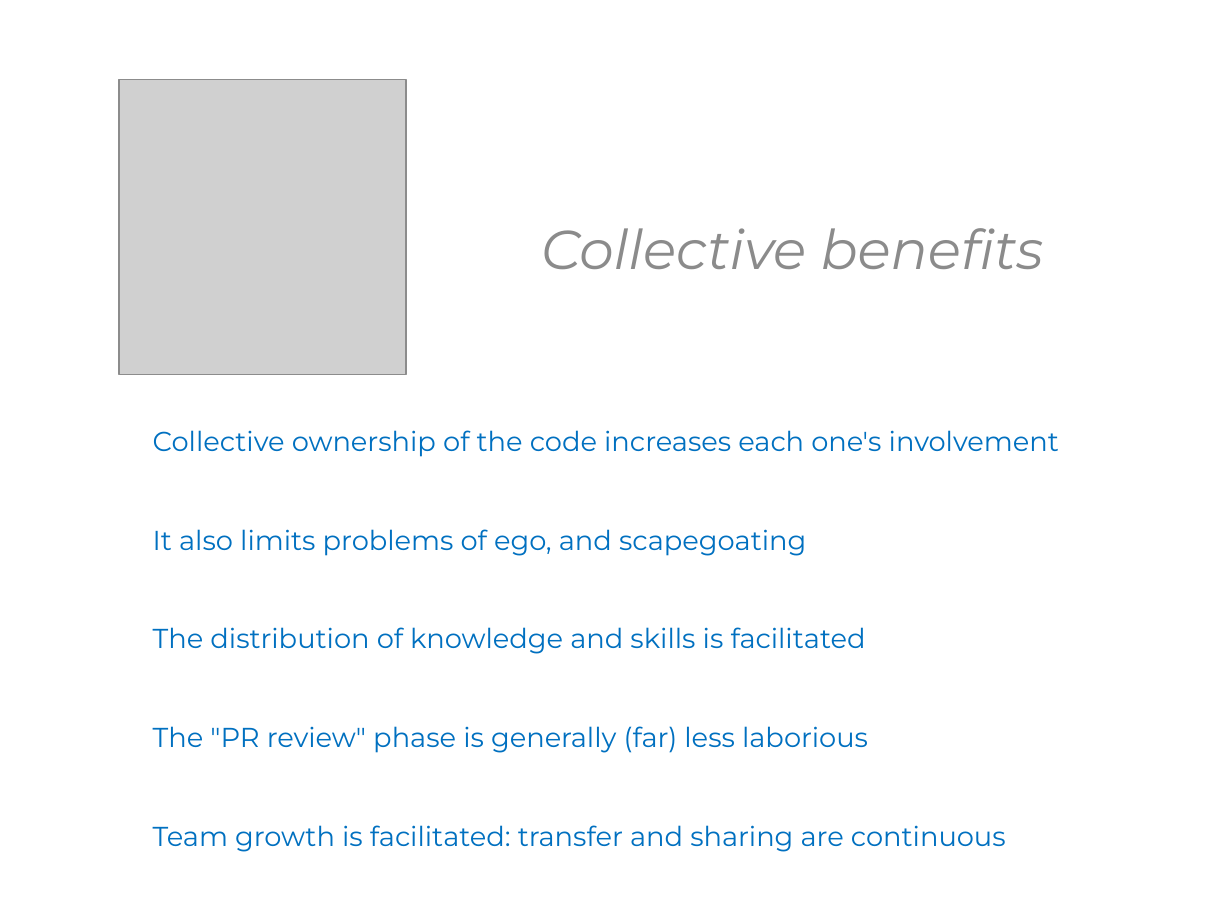
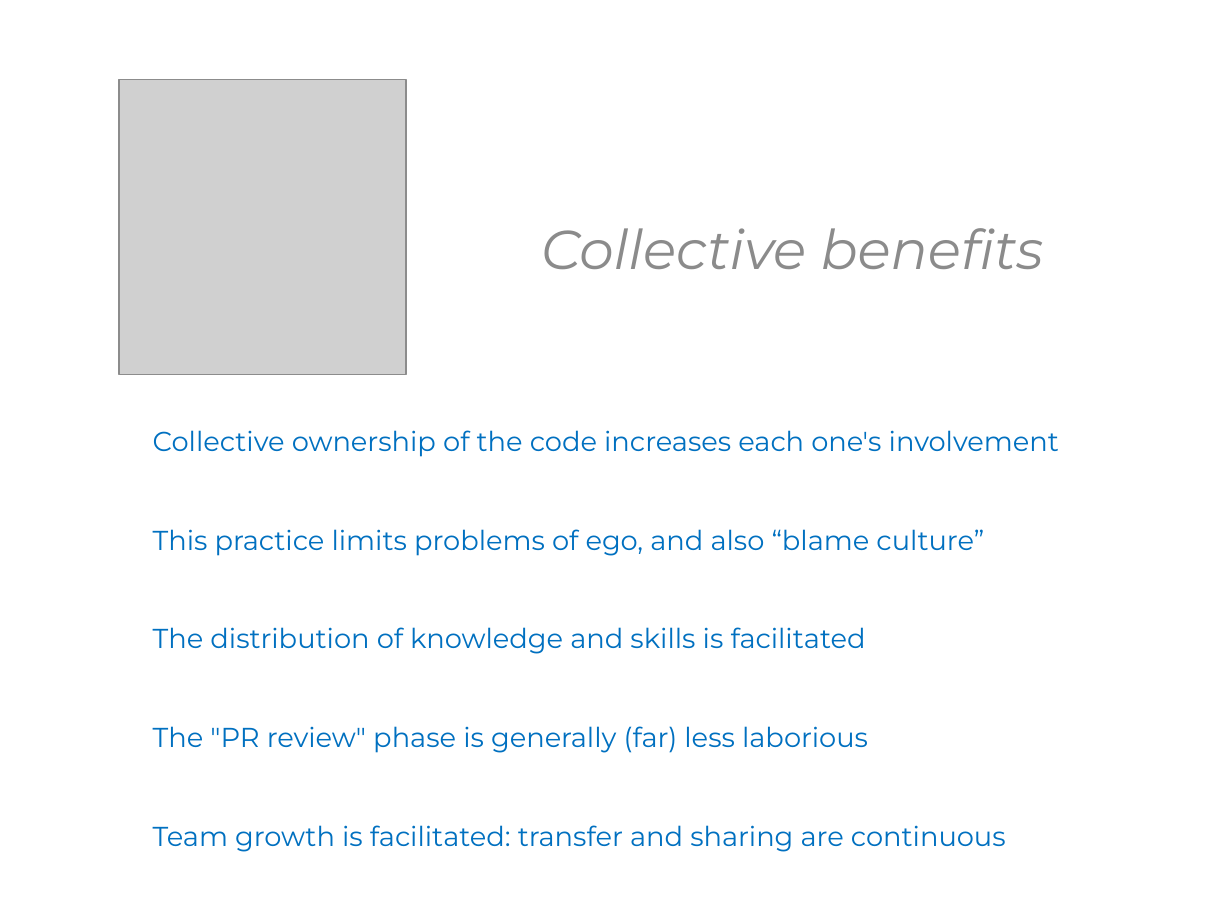
Before and after one commit to KhrisFernandez/tdd, a slide deck: slide 12 of resources/Pair Programming - EN.pptx (slide 11 before the commit). Drawn at 1232x924 pixels with LibreOffice and Linux fonts; fonts in the diff are those of the drawing; grey boxes stand for pictures. Boxes give left, top, right and bottom in pixels: in the first picture for what was removed or moved away, otherwise in the second. Text is boxed around its words. In the diff, an @@ line names an element or a change of style, - is before the commit and + after.

```diff
--- a/resources/Pair Programming - EN.pptx
+++ b/resources/Pair Programming - EN.pptx
@@ text at <box>153,529,984,556</box>: text changed @@
-It also limits problems of ego, and scapegoating
+This practice limits problems of ego, and also “blame culture”
```
Also in this commit, not shown: 1 other slide changed, 1 slide added, 3 other files.
